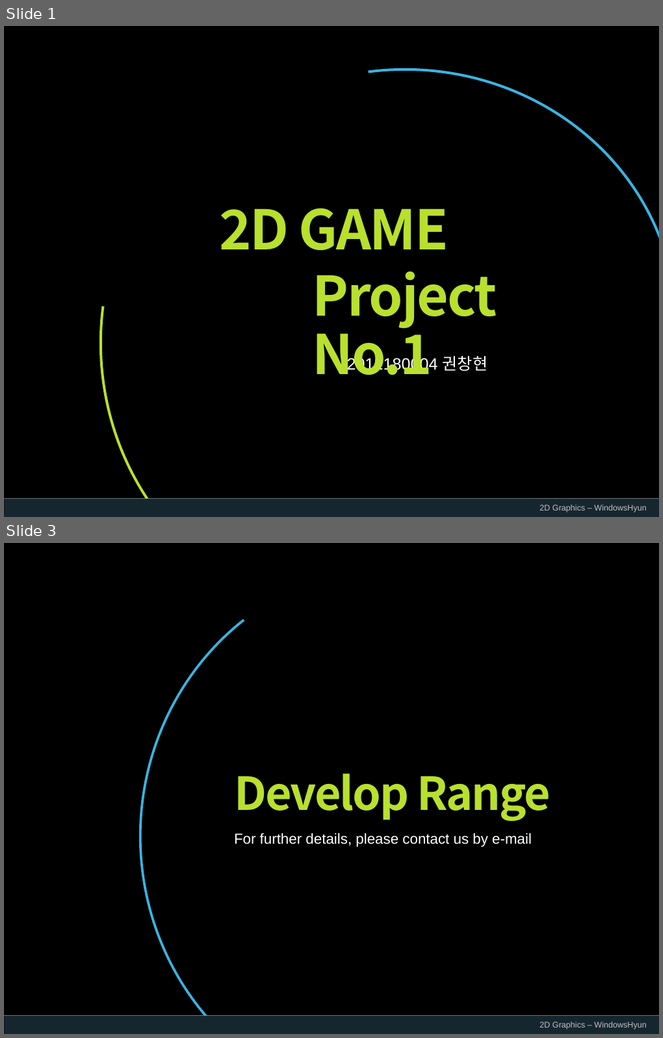
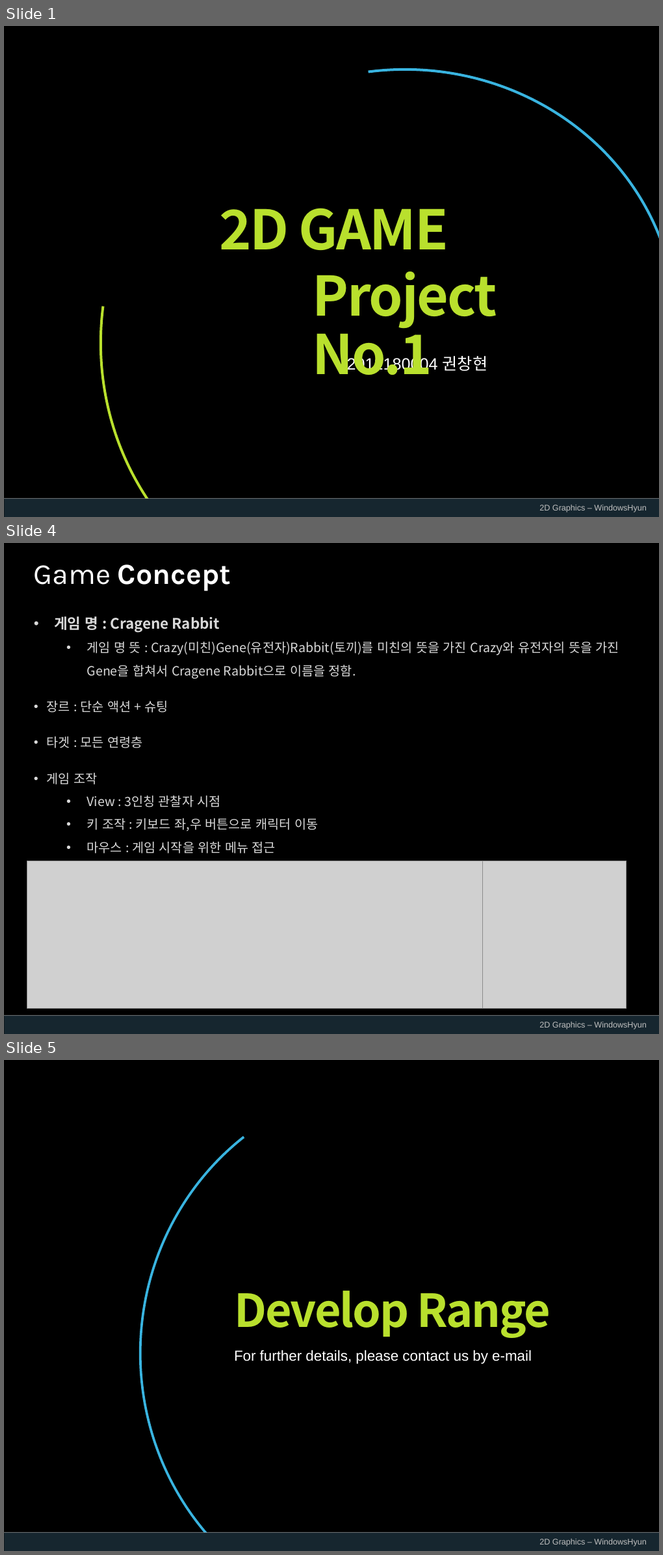
Before and after one commit to WindowsHyun/2DGraphics, a slide deck: ProjectPPT/KwonChangHyun_2차발표_준비중.pptx. Shown one above the other, each under a label of ours: slides 1 and 3 before the commit, slides 1, 4 and 5 after it; the slides between them are not shown. The pictures are 663x1038 and 663x1555 pixels, drawn with LibreOffice and Linux fonts; fonts in the diff are those of the drawing; grey boxes stand for pictures; background and template pictures are left out. Boxes give left, top, right and bottom in pixels: in the first picture for what was removed or moved away, otherwise in the second. Text is boxed around its words. In the diff, an @@ line names an element or a change of style, - is before the commit and + after.

```diff
--- a/ProjectPPT/KwonChangHyun_2차발표_준비중.pptx
+++ b/ProjectPPT/KwonChangHyun_2차발표_준비중.pptx
@@ slide 4 added at bbox=[4, 543, 659, 1034], background picture (left out); not listed: 3 template elements that a slide beside it also shows @@
@@ text added at bbox=[34, 564, 231, 591], 32 pt, text #FFFFFF, bold @@
+Game Concept
@@ text added at bbox=[47, 616, 620, 854], 14 pt, text #D9D9D9 @@
+• 게임 명 : Cragene Rabbit
+  • 게임 명 뜻 : Crazy(미친)Gene(유전자)Rabbit(토끼)를 미친의 뜻을 가진 Crazy와 유전자의 뜻을 가진 Gene을 합쳐서 Cragene Rabbit으로 이름을 정함.
+• 장르 : 단순 액션 + 슈팅
+• 타겟 : 모든 연령층
+• 게임 조작
+  • View : 3인칭 관찰자 시점
+  • 키 조작 : 키보드 좌,우 버튼으로 캐릭터 이동
+  • 마우스 : 게임 시작을 위한 메뉴 접근
@@ picture added at bbox=[27, 861, 483, 1009] @@
@@ picture added at bbox=[483, 861, 627, 1009] @@
@@ what was slide 3 is now slide 5 @@
```
Also in this commit, not shown: 3 slides changed, 5 other slides added, 2 slides removed, 2 other files.
